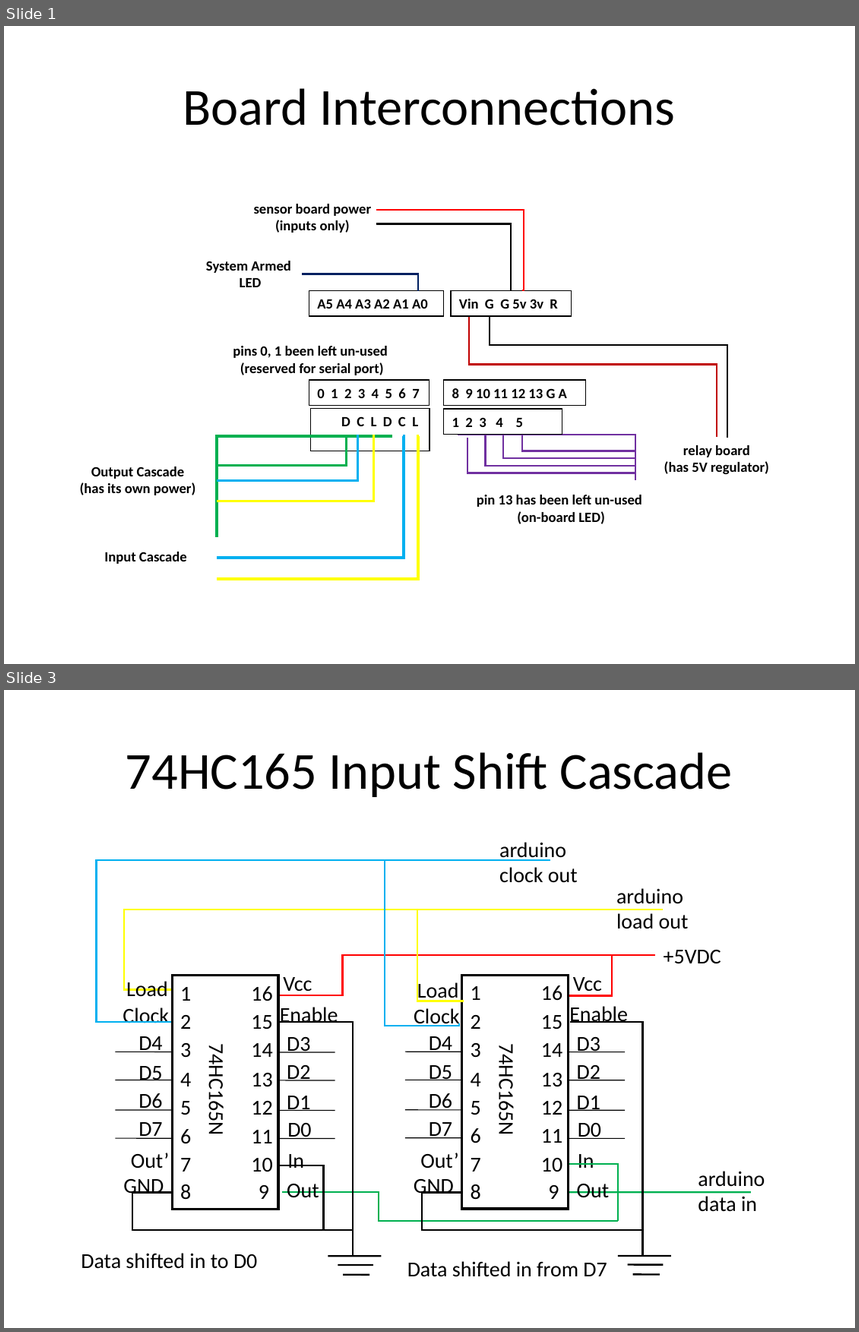
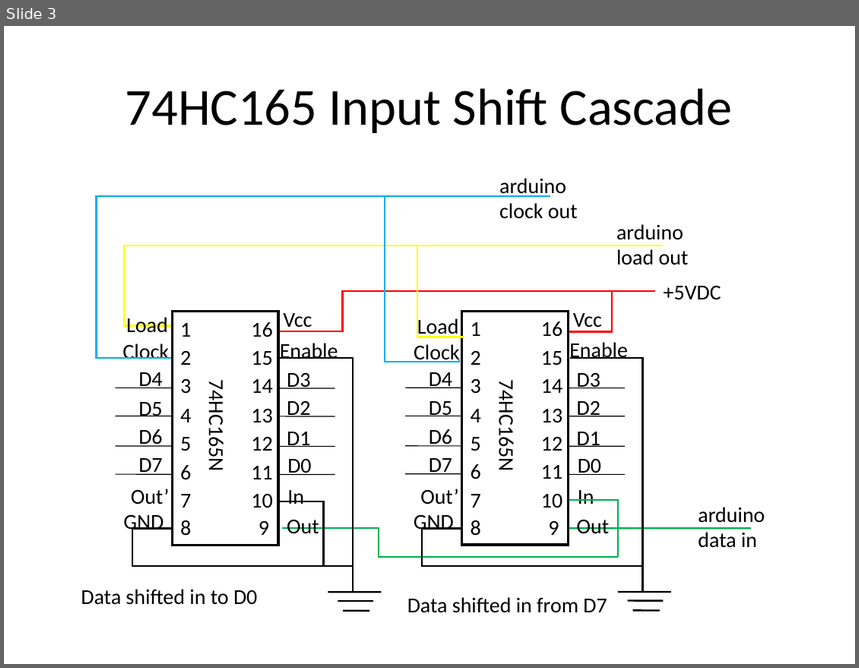
Before and after one commit to markkampe/Alarm, a slide deck: Schematics.ppt. Shown one above the other, each under a label of ours: slides 1 and 3 before the commit, slide 3 after it; the slides between them are not shown. The pictures are 859x1332 and 859x668 pixels, drawn with LibreOffice and Linux fonts; fonts in the diff are those of the drawing. Boxes give left, top, right and bottom in pixels: in the first picture for what was removed or moved away, otherwise in the second. Text is boxed around its words. In the diff, an @@ line names an element or a change of style, - is before the commit and + after.

```diff
--- a/Schematics.ppt
+++ b/Schematics.ppt
@@ slide 1 removed at (4,26,855,664), background #FFFFFF @@
@@ title removed at (183,88,676,126) @@
-Board Interconnections
@@ text removed at (254,204,371,233) @@
-sensor board power
-(inputs only)
@@ elbow line removed from (512, 290) to (376, 224) @@
@@ elbow line removed from (522, 290) to (376, 210) @@
@@ text removed at (206,261,291,287) @@
-System Armed
-LED
@@ elbow line removed from (420, 290) to (302, 274) @@
@@ rectangle removed at (309,290,443,316) @@
-A5 A4 A3 A2 A1 A0
@@ rectangle removed at (451,290,572,316) @@
-Vin G G 5v 3v R
@@ elbow line removed from (469, 317) to (718, 437) @@
@@ elbow line removed from (490, 317) to (728, 438) @@
@@ text removed at (233,346,388,376) @@
-pins 0, 1 been left un-used
-(reserved for serial port)
@@ rectangle removed at (309,380,430,406) @@
-0 1 2 3 4 5 6 7
@@ rectangle removed at (444,380,586,406) @@
-8 9 10 11 12 13 G A
@@ rectangle removed at (310,408,430,451) @@
-D C L D C L
@@ rectangle removed at (444,409,563,435) @@
-1 2 3 4 5
@@ elbow line removed from (458, 435) to (636, 480) @@
@@ elbow line removed from (503, 435) to (636, 458) @@
@@ elbow line removed from (420, 436) to (217, 579) @@
@@ elbow line removed from (403, 436) to (217, 558) @@
@@ elbow line removed from (392, 436) to (217, 537) @@
@@ elbow line removed from (348, 436) to (217, 466) @@
@@ elbow line removed from (359, 436) to (217, 480) @@
@@ elbow line removed from (373, 436) to (217, 501) @@
@@ elbow line removed from (469, 439) to (636, 474) @@
@@ elbow line removed from (487, 436) to (636, 466) @@
@@ elbow line removed from (522, 436) to (636, 452) @@
@@ text removed at (664,446,769,474) @@
-relay board
-(has 5V regulator)
@@ text removed at (80,467,196,496) @@
-Output Cascade
-(has its own power)
@@ text removed at (477,495,642,525) @@
-pin 13 has been left un-used
-(on-board LED)
@@ text removed at (104,552,187,564) @@
-Input Cascade
```
Also in this commit, not shown: 1 slide changed, 2 slides added, 1 other file.
